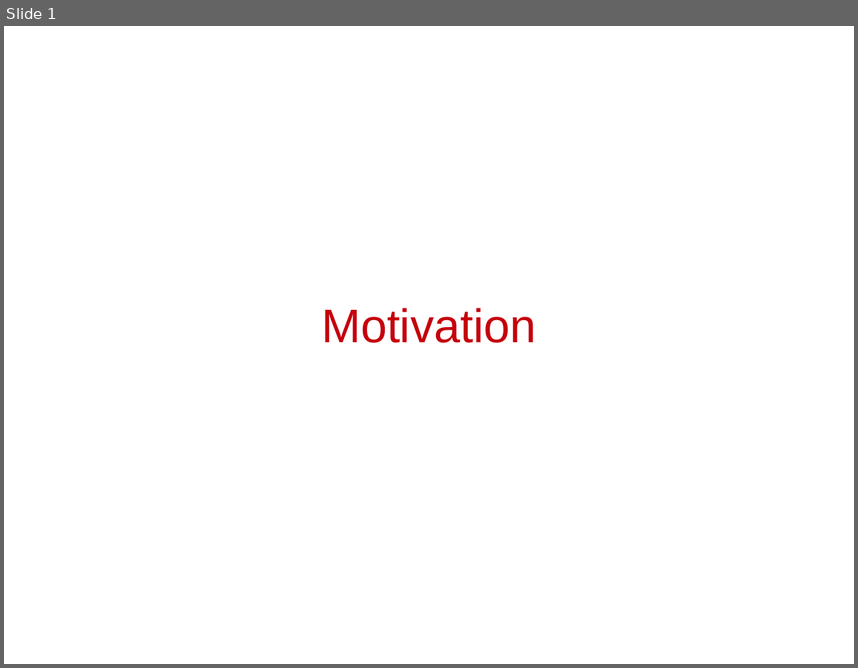
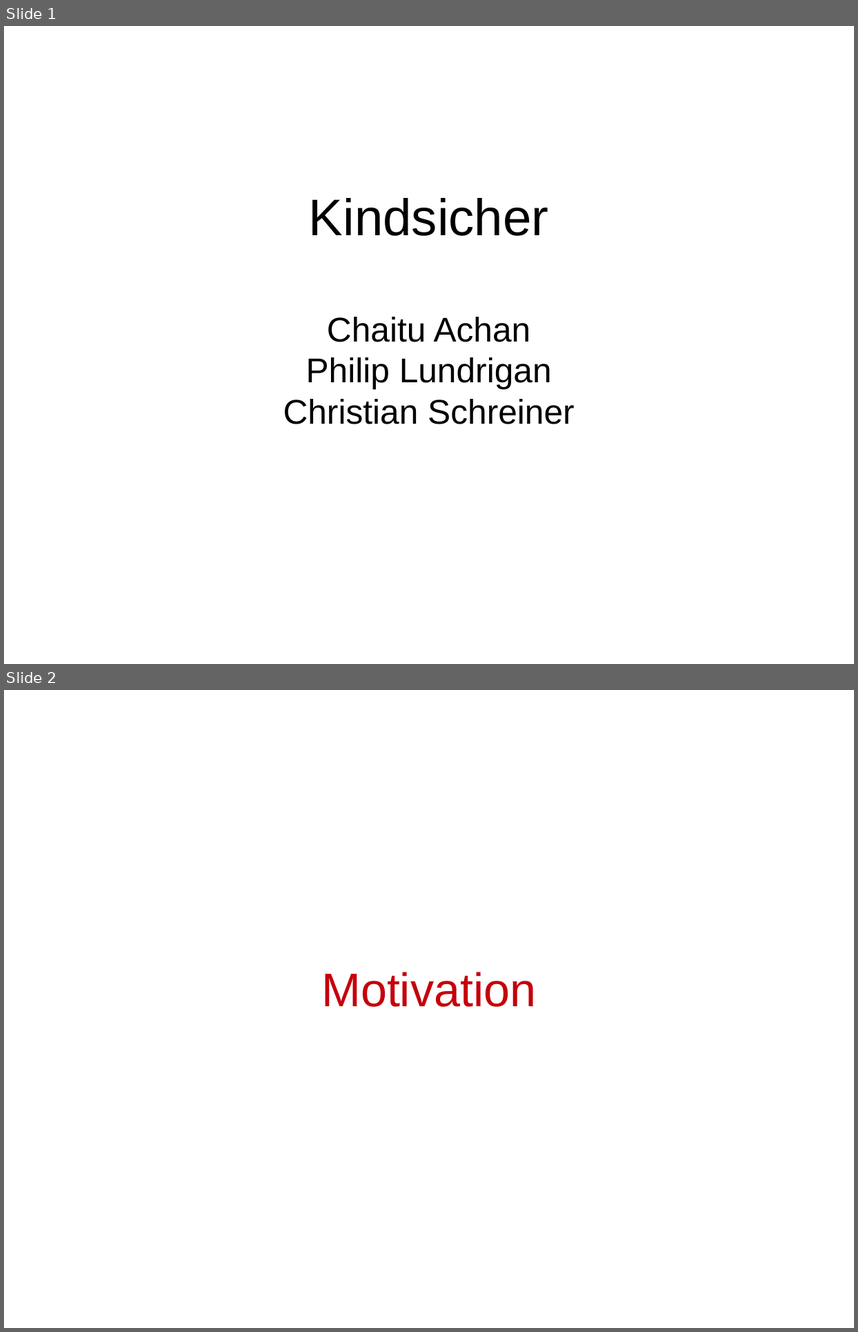
Before and after one commit to cschreiner/kindsicher, a slide deck: proj/presentation_dec09/CAS.odp. Shown one above the other, each under a label of ours: slide 1 before the commit, slides 1 and 2 after it. The pictures are 858x668 and 858x1332 pixels, drawn with LibreOffice and Linux fonts; fonts in the diff are those of the drawing. Boxes give left, top, right and bottom in pixels: in the first picture for what was removed or moved away, otherwise in the second. Text is boxed around its words. In the diff, an @@ line names an element or a change of style, - is before the commit and + after.

```diff
--- a/proj/presentation_dec09/CAS.odp
+++ b/proj/presentation_dec09/CAS.odp
@@ slide 1 added at (4, 26, 854, 664), background #FFFFFF @@
@@ subtitle added at (283, 198, 575, 424), 32 pt, text #000000 @@
+Kindsicher
+Chaitu Achan
+Philip Lundrigan
+Christian Schreiner
@@ what was slide 1 is now slide 2 @@
```
Also in this commit, not shown: 9 slides changed, 1 other slide added, 1 slide removed.
